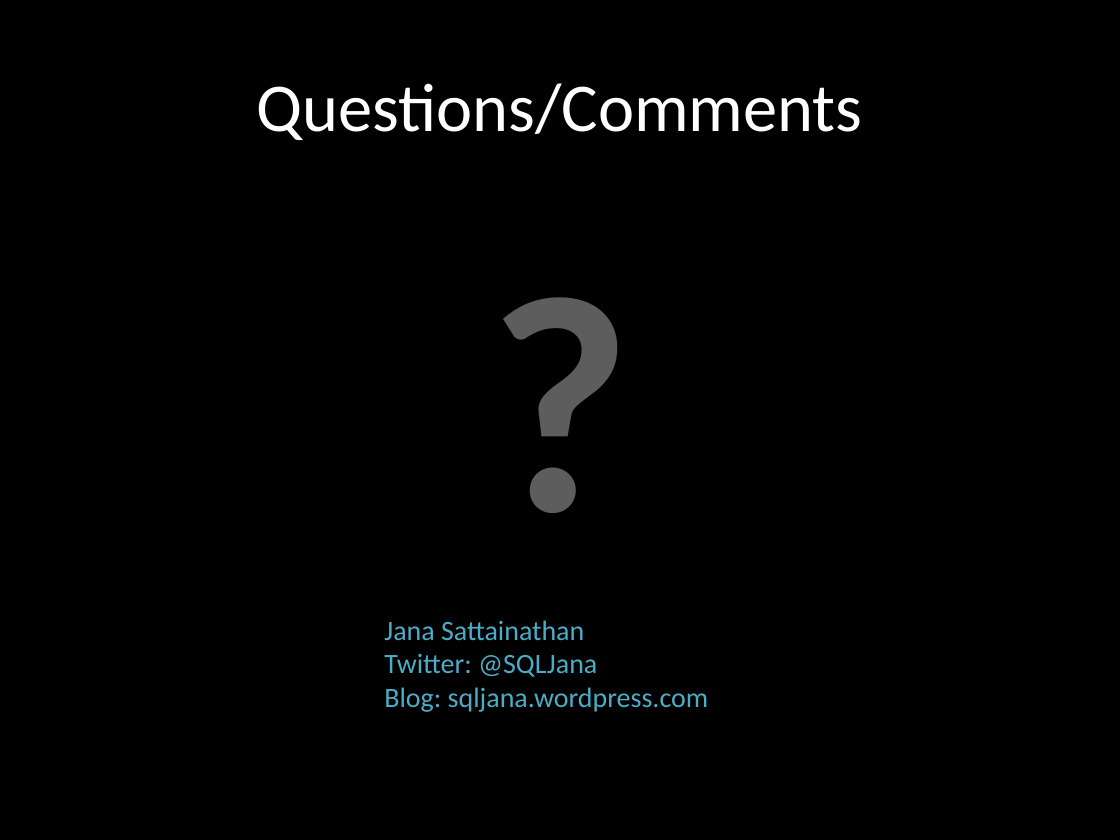
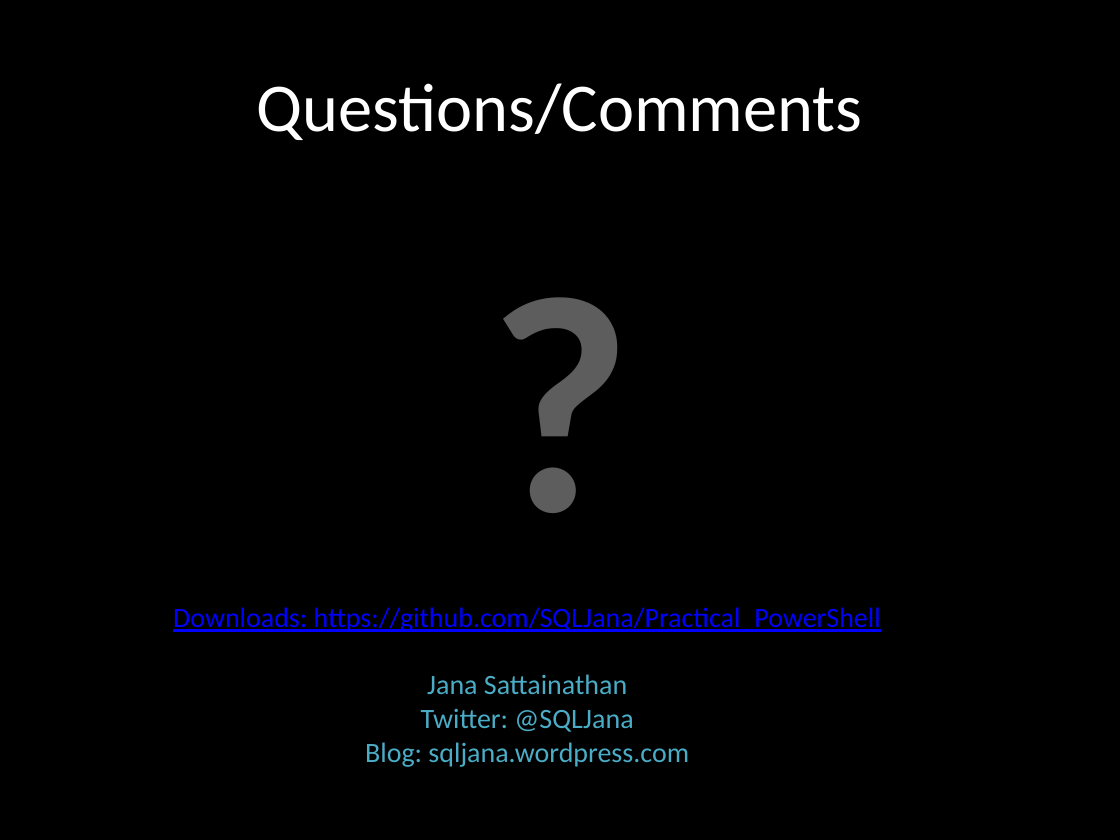
Before and after one commit to SQLJana/Practical_PowerShell, a slide deck: slide 12 of Practical PowerShell.pptx. Drawn at 1120x840 pixels with LibreOffice and Linux fonts; fonts in the diff are those of the drawing. Boxes give left, top, right and bottom in pixels: in the first picture for what was removed or moved away, otherwise in the second. Text is boxed around its words. In the diff, an @@ line names an element or a change of style, - is before the commit and + after.

Commit message:
Included GitHub link in the presentation

```diff
--- a/Practical PowerShell.pptx
+++ b/Practical PowerShell.pptx
@@ text "Downloads: https://github.com/SQLJana/Practical_PowerShell": place and size @@
-text "Downloads: https://github.com/SQLJana/Practical_PowerShell" at box(384, 620, 709, 712)
+text "Downloads: https://github.com/SQLJana/Practical_PowerShell" at box(173, 607, 881, 767)
@@ text at box(173, 607, 881, 632): paragraph added @@
+Downloads: https://github.com/SQLJana/Practical_PowerShell
@@ text at box(365, 674, 689, 767): alignment left to centre @@
```
